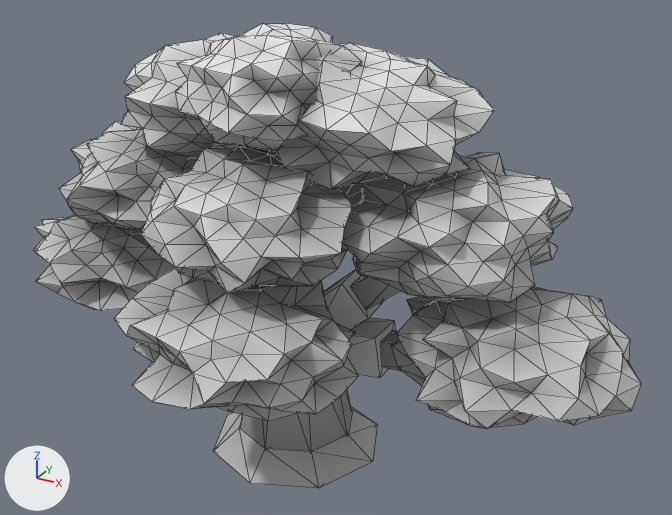
What one commit did to the glTF model assets/models/kyoto/plants/momiji_c.glb.
Rendered twice from a 50 mm lens placed at (7.35, -11.15, 9.72), pointed at (0.9, 0.58, 3.86). The axes (+X, +Y, +Z) are drawn at lower left. The lights are the same throughout. The older version comes first. Mesh edges are drawn as thin lines. Vertices at exactly the same position are counted once.

The first picture shows 'Maple_Crown', 'Maple_Trunk'.
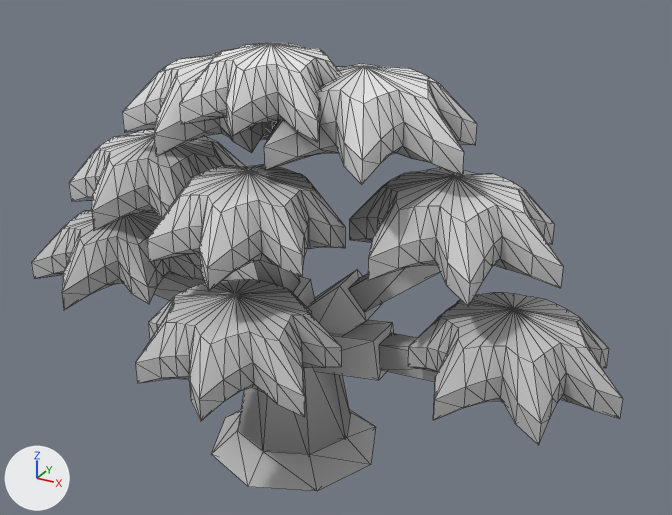
The change, as a list of edits to the scene's bpy script:
```text
Change me_maple_crown:
    used by ob_maple_crown; location = (0.0, 0.0, 0.0)
    remove me_maple_crown.from_pydata(...)  # 1458 vertices, 2880 faces; spans x -5.66..5.66, y -2.77..2.77, z 1.82..7.38
    add me_maple_crown.from_pydata(...)  # 1278 vertices, 2520 faces; spans x -5.48..5.48, y -2.6..2.6, z 2.26..7.18
    me_maple_crown part 1: the loose piece of 162 vertices spanning x -5.66..-1.94, y -0.74..2.74, z 1.9..3.91 is rebuilt with 142 vertices and now spans x -5.48..-1.96, y -0.72..2.5, z 2.37..3.66
    me_maple_crown part 2: the loose piece of 162 vertices spanning x 1.87..5.66, y -0.98..2.59, z 1.82..3.83 is rebuilt with 142 vertices and now spans x 2.2..5.48, y -0.72..2.26, z 2.26..3.57
    me_maple_crown part 3: the loose piece of 162 vertices spanning x -1.57..2.03, y -2.77..0.76, z 2.03..4.01 is rebuilt with 142 vertices and now spans x -1.53..1.72, y -2.6..0.46, z 2.53..3.77
    me_maple_crown part 4: the loose piece of 162 vertices spanning x -4.72..-1.03, y -0.77..2.74, z 3.51..5.5 is rebuilt with 142 vertices and now spans x -4.27..-1.13, y -0.71..2.39, z 3.98..5.26
    me_maple_crown part 5: the loose piece of 162 vertices spanning x 0.87..4.21, y -0.55..2.7, z 3.59..5.6 is rebuilt with 142 vertices and now spans x 1.13..4.43, y -0.47..2.6, z 4.08..5.36
    me_maple_crown part 6: the loose piece of 162 vertices spanning x -1.56..1.82, y -2.0..1.07, z 3.7..5.7 is rebuilt with 142 vertices and now spans x -1.51..1.37, y -1.98..0.81, z 4.23..5.47
    me_maple_crown part 7: the loose piece of 162 vertices spanning x -3.1..0.68, y -0.67..2.77, z 5.0..6.99 is rebuilt with 142 vertices and now spans x -2.95..0.3, y -0.67..2.53, z 5.47..6.76
    me_maple_crown part 8: the loose piece of 162 vertices spanning x -0.77..3.13, y -0.83..2.65, z 5.09..7.11 is rebuilt with 142 vertices and now spans x -0.46..2.99, y -0.69..2.37, z 5.6..6.86
    me_maple_crown part 9: the loose piece of 162 vertices spanning x -1.41..1.41, y -1.24..1.75, z 5.67..7.38 is rebuilt with 142 vertices and now spans x -1.32..1.29, y -1.05..1.57, z 6.03..7.18
```

Boxes [x1, y1, x2, y2] around the edits, measured in the pictures (672 x 515 px):
'Maple_Crown', reshaped: before [34, 23, 641, 429]; after [31, 43, 623, 445]
part 1 of me_maple_crown, rebuilt: before [34, 214, 175, 311]; after [31, 210, 203, 310]
part 2 of me_maple_crown, rebuilt (14% narrower, 7% taller): before [392, 287, 641, 429]; after [408, 293, 623, 445]
part 3 of me_maple_crown, rebuilt (16% narrower, 7% shorter): before [114, 268, 359, 421]; after [135, 279, 341, 421]
part 4 of me_maple_crown, rebuilt: before [59, 122, 197, 231]; after [69, 130, 246, 231]
part 5 of me_maple_crown, rebuilt (7% narrower, 9% shorter): before [342, 152, 573, 303]; after [349, 168, 563, 306]
part 6 of me_maple_crown, rebuilt (11% narrower, 14% shorter): before [141, 146, 363, 293]; after [147, 164, 345, 291]
part 7 of me_maple_crown, rebuilt (9% narrower, 18% shorter): before [120, 33, 277, 159]; after [122, 53, 265, 156]
part 8 of me_maple_crown, rebuilt: before [276, 43, 494, 189]; after [260, 64, 477, 184]
part 9 of me_maple_crown, rebuilt (14% narrower, 22% shorter): before [175, 23, 362, 151]; after [179, 43, 340, 142]
